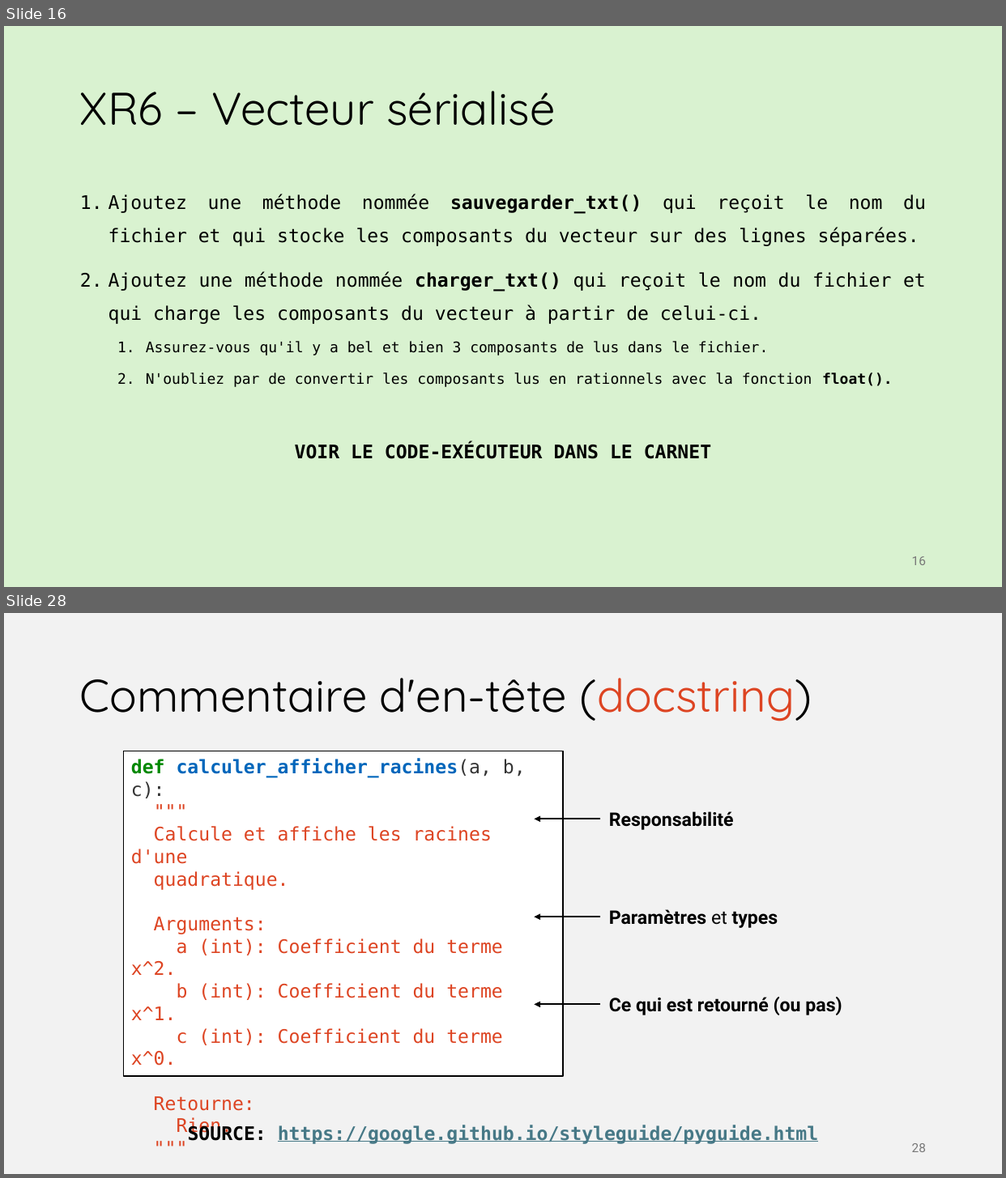
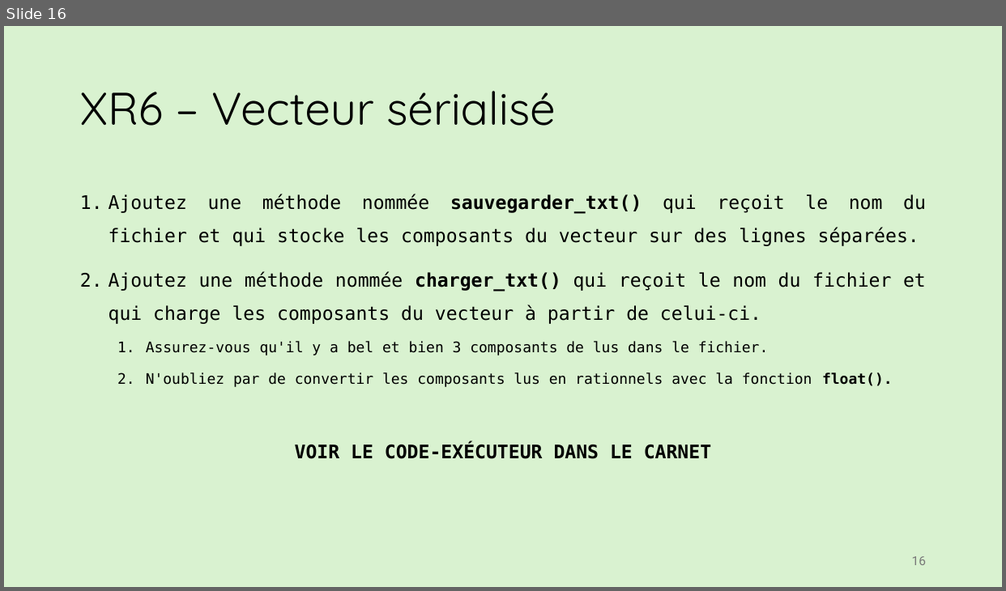
Before and after one commit to iannickgagnon/sagedays_iannick_2026, a slide deck: python_2/presentation_python_2.pptx. Shown one above the other, each under a label of ours: slides 16 and 28 before the commit, slide 16 after it; the slides between them are not shown. The pictures are 1006x1178 and 1006x591 pixels, drawn with LibreOffice and Linux fonts; fonts in the diff are those of the drawing. Boxes give left, top, right and bottom in pixels: in the first picture for what was removed or moved away, otherwise in the second. Text is boxed around its words. In the diff, an @@ line names an element or a change of style, - is before the commit and + after.

```diff
--- a/python_2/presentation_python_2.pptx
+++ b/python_2/presentation_python_2.pptx
@@ slide 28 removed at <box>4,613,1002,1174</box>, background #F2F2F2 @@
@@ title removed at <box>80,678,812,722</box> @@
-Commentaire d'en-tête (docstring)
@@ rectangle removed at <box>124,752,563,1076</box> @@
-def calculer_afficher_racines(a, b, c):
-"""
-Calcule et affiche les racines d'une
-quadratique.
-Arguments:
-a (int): Coefficient du terme x^2.
-b (int): Coefficient du terme x^1.
-c (int): Coefficient du terme x^0.
-Retourne:
-Rien.
-"""
-...
@@ arrow removed from (601, 819) to (534, 819) @@
@@ text removed at <box>609,811,734,830</box> @@
-Responsabilité
@@ arrow removed from (601, 917) to (534, 917) @@
@@ text removed at <box>609,909,778,928</box> @@
-Paramètres et types
@@ text removed at <box>609,997,842,1016</box> @@
-Ce qui est retourné (ou pas)
@@ arrow removed from (601, 1004) to (534, 1004) @@
@@ text removed at <box>188,1125,818,1144</box> @@
-SOURCE: https://google.github.io/styleguide/pyguide.html
@@ page number removed at <box>912,1144,926,1152</box> @@
-28
```
Also in this commit, not shown: 1 slide changed, 2 slides added, 29 other slides removed.
